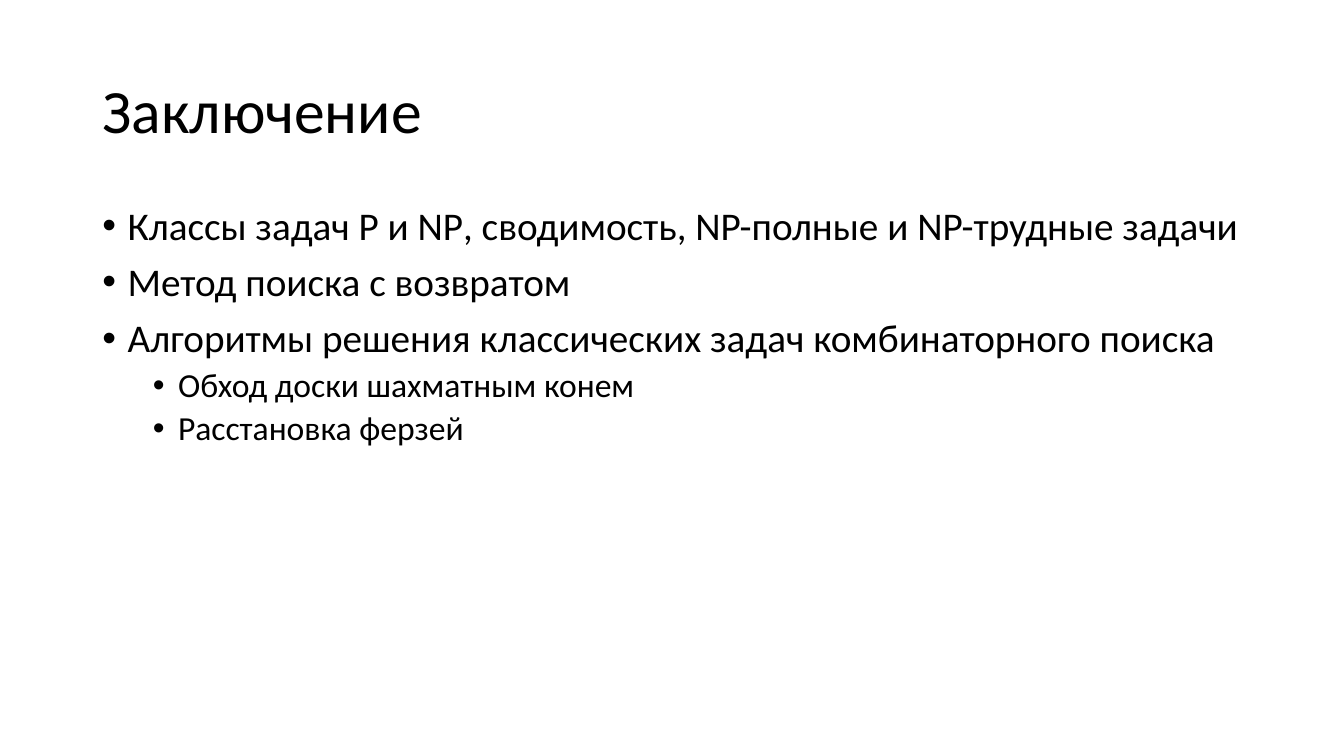
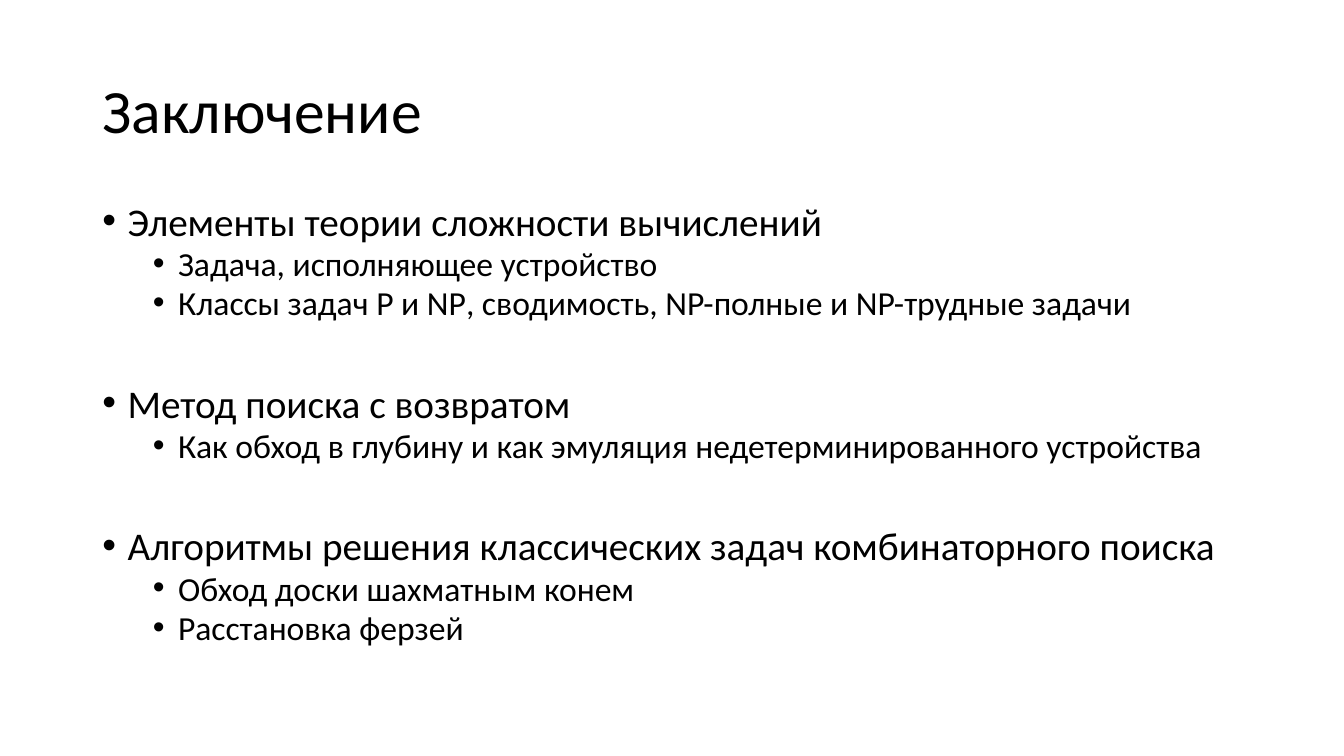
Before and after one commit to Evgueni-Petrov-aka-espetrov/Algorithms-and-Programming-in-C-pptx, a slide deck: slide 146 of 20 Алгоритмы с возвратом.pptx (slide 27 before the commit). Drawn at 1344x756 pixels with LibreOffice and Linux fonts; fonts in the diff are those of the drawing. Boxes give left, top, right and bottom in pixels: in the first picture for what was removed or moved away, otherwise in the second. Text is boxed around its words. In the diff, an @@ line names an element or a change of style, - is before the commit and + after.

Commit message:
разбил на слои; добавил про связь с обходом в глубину графа решений; сформулировал обход конем и расстановку ферзей в терминах принадлежности множеству

```diff
--- a/20 Алгоритмы с возвратом.pptx
+++ b/20 Алгоритмы с возвратом.pptx
@@ text at <box>128,209,822,282</box>: paragraphs added @@
+• Элементы теории сложности вычислений
+  • Задача, исполняющее устройство
@@ text at <box>128,293,1215,646</box>: size 28 to 24 pt in "Классы задач P и NP, сводимость, NP-полные ..."; list level 1 to 2 in "Классы задач P и NP, ..."; line spacing 0.9 to 0.8 @@
@@ text at <box>178,435,1201,464</box>: paragraph added @@
+  • Как обход в глубину и как эмуляция недетерминированного устройства
```
Also in this commit, not shown: 15 other slides changed, 120 slides added, 1 slide removed.
